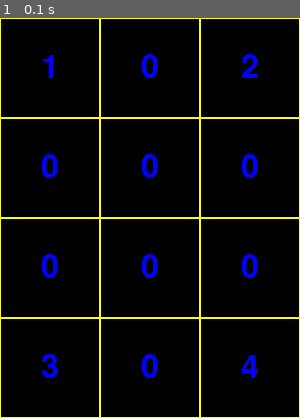
Above: before the commit, frame 1.
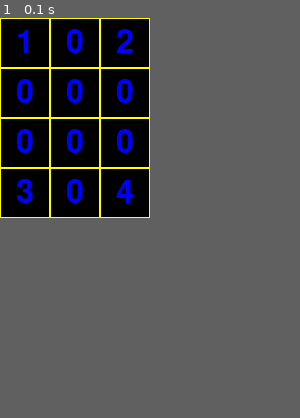
Above: after the commit, the same moment.

Repository: ccrome/matthew-pygame
Game: pygame game, started from 000-framework/game.py
Two runs of this game, one before a commit and one after it. Both use one fixed random seed, a clock stepped at 60 frames per second and the inputs below.
Inputs:
- Up to frame 1 (0.1 s): no input
In our replay, the window is 300x400 before the commit and 150x200 after it. These sizes can differ from the game's own. Grey fills any space a smaller window leaves; there, only what the larger window draws over its background counts as a difference.

The runs differ from the first frame. In frame 1, 8.6% of the frame differs, in the area x 0-100%, y 0-100%.

Commit message:
change the game logic loop to include the event
Also added some simple code to respond to keystrokes.

Diff:
--- a/000-framework/game.py
+++ b/000-framework/game.py
@@ -21,7 +21,7 @@
 ncols = 3
 
 # How many pixels across will each grid be?
-gridsize = 100
+gridsize = 50
 
 grid = np.zeros((nrows, ncols), dtype=int)
 grid[0, 0]             = 1
@@ -71,7 +71,7 @@
     quitting = False
     while not quitting:  # main game loop.  It runs forever
         for event in pygame.event.get():
-            do_game_logic(grid)
+            do_game_logic(grid, event)
             surface.fill(BLACK)
             draw_grid()
             pygame.display.update()
@@ -90,11 +90,16 @@
     pygame.display.set_caption("Hello World")
 
 
-def do_game_logic(grid):
+def do_game_logic(grid, event):
     # This is where we'll fill in somethign to make the game happen.
     # you just have to modify the grid object so that numbers move
     # around.
-    pass  # Pass is for when you don't have anything to do yet.  without it would be a syntax error
+    # Pass is for when you don't have anything to do yet.  without it would be a syntax error
+    if event.type == pygame.KEYDOWN:
+        if event.key == pygame.K_LEFT:
+            pass
+        if event.key == pygame.K_RIGHT:
+            pass
 
 
 def main():
